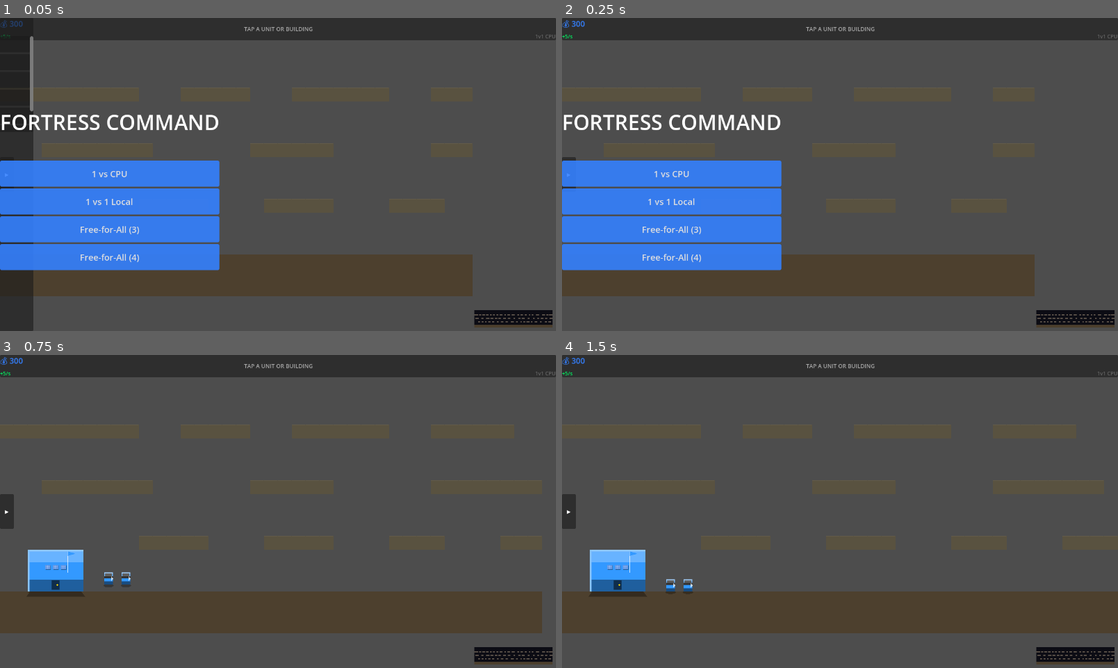
Above: before the commit, frames 1-4 (two rows, left to right).
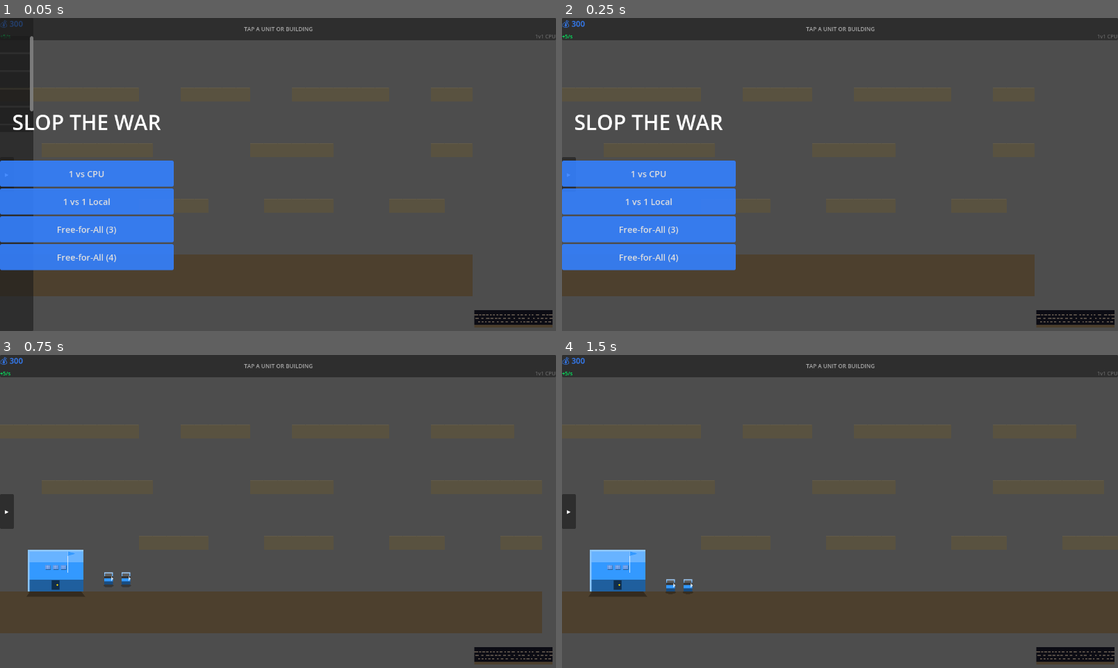
Above: after the commit, the same moments.

Repository: infinitybiscuit/fortress-command
Game: Godot game, scene res://scenes/game/game_scene.tscn
Two runs of this game, one before a commit and one after it. Both use one fixed random seed, a clock stepped at 60 frames per second and the inputs below.
Inputs (mouse positions are in pixels of both pictures, inside the frame that each line leads up to):
- Up to frame 1 (0.05 s): no input
- Up to frame 2 (0.25 s): no input
- Up to frame 3 (0.75 s): click "▸" at 0.5 s
- Up to frame 4 (1.5 s): tap A at 1.25 s; move the mouse to (962, 495) at 1.27 s; hold Right (ui_right) from 1.28 s (still down); click (962, 495) at 1.42 s

The runs differ from the first frame. In frame 1, 4.3% of the frame differs, in the area x 0-40%, y 30-81%; in frame 2, 4.3%; in frame 3, nothing differs; in frame 4, nothing differs.

Commit message:
Rebrand: Fortress Command is now Slop the War
The name plays on the Stop the War Coalition. It is ironic about how
un-comic war really is, and it nods to AI "slop": the game was made by
humans and AI together. Renamed across the title screen, page title,
home-screen app name, version label, invite message, READMEs, specs,
code comments, and the Godot project name and export names.

Saved settings (name, theme, rejoin session) move to new key names and
the old ones are carried over, so players keep their theme. Online room
IDs use a new prefix (everyone updates together anyway). The Cloudflare
Worker keeps its deployed name, fortress-relay, so its TURN secrets stay
attached, and internal Godot identifiers are unchanged.

Co-Authored-By: Claude Opus 5.5 <noreply@anthropic.com>
Claude-Session: https://claude.ai/code/session_01HuEt5vPZ29tTQfvbgPWvLq

Diff:
--- a/godot/project.godot
+++ b/godot/project.godot
@@ -10,8 +10,8 @@
 
 [application]
 
-config/name="Fortress Command"
-config/description="Fortress Command - A strategic fortress building game"
+config/name="Slop the War"
+config/description="Slop the War - a strategic base-building war game"
 run/main_scene="res://scenes/game/game_scene.tscn"
 config/features=PackedStringArray("4.3", "Forward Plus")
 
@@ -74,14 +74,14 @@
 [preset.1]
 name="Windows"
 platform="Windows"
-export_path="export/windows/fortress_command.exe"
+export_path="export/windows/slop_the_war.exe"
 
 [preset.2]
 name="Linux"
 platform="Linux/X11"
-export_path="export/linux/fortress_command"
+export_path="export/linux/slop_the_war"
 
 [preset.3]
 name="macOS"
 platform="macOS"
-export_path="export/macos/fortress_command.zip"
+export_path="export/macos/slop_the_war.zip"
--- a/godot/scripts/autoload/game_renderer.gd
+++ b/godot/scripts/autoload/game_renderer.gd
@@ -1,4 +1,4 @@
-## GameRenderer — Fortress Command procedural drawing utility
+## GameRenderer — Slop the War procedural drawing utility
 ## Ports the JS Canvas 2D Renderer to Godot 4 CanvasItem.draw_*() calls.
 ## All methods are static; callers pass the drawing CanvasItem as first argument.
 class_name GameRenderer
--- a/godot/scripts/autoload/minimap_renderer.gd
+++ b/godot/scripts/autoload/minimap_renderer.gd
@@ -1,4 +1,4 @@
-## MinimapRenderer — Fortress Command minimap rendering via ImageTexture.
+## MinimapRenderer — Slop the War minimap rendering via ImageTexture.
 ## Draws terrain/buildings/units to an Image, blits it to an ImageTexture each frame.
 extends Node
 
--- a/godot/scripts/entities/building.gd
+++ b/godot/scripts/entities/building.gd
@@ -1,4 +1,4 @@
-## Building — Fortress Command Building Entity
+## Building — Slop the War Building Entity
 ## Migrated from HTML5/JS to Godot GDScript
 ## Handles building stats, construction, auto-attack turrets, and training queue
 
--- a/godot/scripts/entities/projectile.gd
+++ b/godot/scripts/entities/projectile.gd
@@ -1,4 +1,4 @@
-## Projectile — Fortress Command projectile entity
+## Projectile — Slop the War projectile entity
 ## A lightweight Node2D that flies from a shooter toward a target and applies
 ## damage on impact. Rendered via GameRenderer.draw_projectile in local space
 ## so the active Camera2D handles the world→screen transform.
--- a/godot/scripts/entities/unit.gd
+++ b/godot/scripts/entities/unit.gd
@@ -1,4 +1,4 @@
-## Unit — Fortress Command Unit Entity
+## Unit — Slop the War Unit Entity
 ## Migrated from HTML5/JS to Godot GDScript
 ## Handles movement, combat, repair, and state management via CharacterBody2D
 
--- a/godot/scripts/entities/unit_camera.gd
+++ b/godot/scripts/entities/unit_camera.gd
@@ -1,4 +1,4 @@
-## UnitCamera — Camera2D with world bounds clamping for Fortress Command
+## UnitCamera — Camera2D with world bounds clamping for Slop the War
 ## Follows the Unit and clamps to world boundaries (200x20 tiles at 32px each)
 
 class_name UnitCamera
--- a/godot/scripts/game/camera_2d.gd
+++ b/godot/scripts/game/camera_2d.gd
@@ -1,4 +1,4 @@
-## Camera2D — Fortress Command RTS Camera Controller
+## Camera2D — Slop the War RTS Camera Controller
 ## Handles smooth lerp pan, edge-scrolling, WASD/arrow pan, and camera limits.
 ## Attach to the Camera2D node in game_scene.tscn.
 
--- a/godot/scripts/game/game_scene.gd
+++ b/godot/scripts/game/game_scene.gd
@@ -1,4 +1,4 @@
-## GameScene — Fortress Command Main Game Scene Manager
+## GameScene — Slop the War Main Game Scene Manager
 ## Migrated from HTML5/JS to Godot GDScript
 ## Manages game loop, unit/building spawning, selection, and economy
 
@@ -96,7 +96,7 @@
 
 	# Title
 	var title := Label.new()
-	title.text = "FORTRESS COMMAND"
+	title.text = "SLOP THE WAR"
 	title.horizontal_alignment = HORIZONTAL_ALIGNMENT_CENTER
 	title.vertical_alignment = VERTICAL_ALIGNMENT_CENTER
 	title.add_theme_font_size_override("font_size", 48)
--- a/godot/scripts/game/tilemap.gd
+++ b/godot/scripts/game/tilemap.gd
@@ -1,4 +1,4 @@
-## GameTileMap — Fortress Command TileMap System
+## GameTileMap — Slop the War TileMap System
 ## Ports the JS TileMap class from index.html to Godot GDScript.
 ## Uses a 2D array (PoolByteArray grid) with String-keyed Maps matching the JS "tx,ty" pattern.
 
--- a/godot/scripts/root.gd
+++ b/godot/scripts/root.gd
@@ -1,4 +1,4 @@
 extends Node2D
 
 func _ready():
-	print("Fortress Command: Root loaded")
+	print("Slop the War: Root loaded")
--- a/godot/scripts/ui/hud.gd
+++ b/godot/scripts/ui/hud.gd
@@ -2,7 +2,7 @@
 extends Control
 
 # ═══════════════════════════════════════════════════════════════════
-# HUD - Heads-Up Display for Fortress Command
+# HUD - Heads-Up Display for Slop the War
 # Migrated from HTML5/CSS implementation
 # ═══════════════════════════════════════════════════════════════════
 
Not shown, changed: README.md
Not shown, changed: SPEC.md
Not shown, changed: entities.txt
Not shown, changed: foundation.txt
Not shown, changed: relay/README.md
Not shown, changed: relay/src/index.js
Not shown, changed: relay/wrangler.toml
Not shown, changed: web/README.md
Not shown, changed: web/index.html
Not shown, changed: web/js/config.js
Not shown, changed: web/js/main.js
Not shown, changed: web/js/net.js
(and 2 more such lines)
